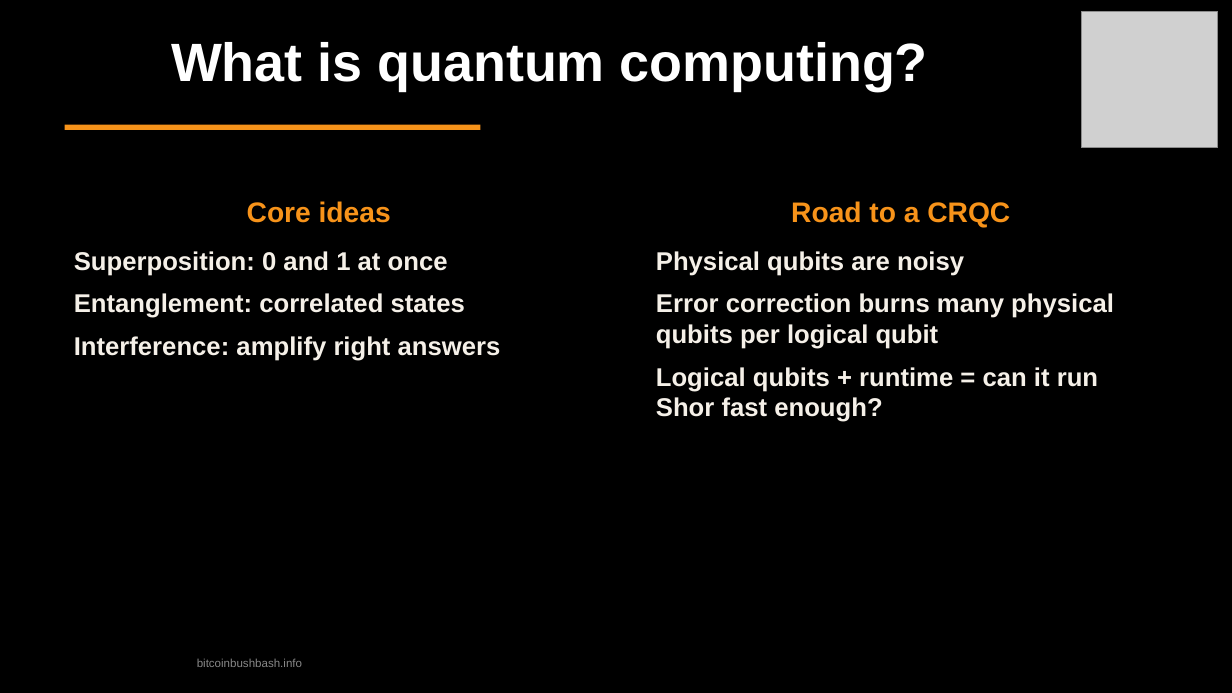
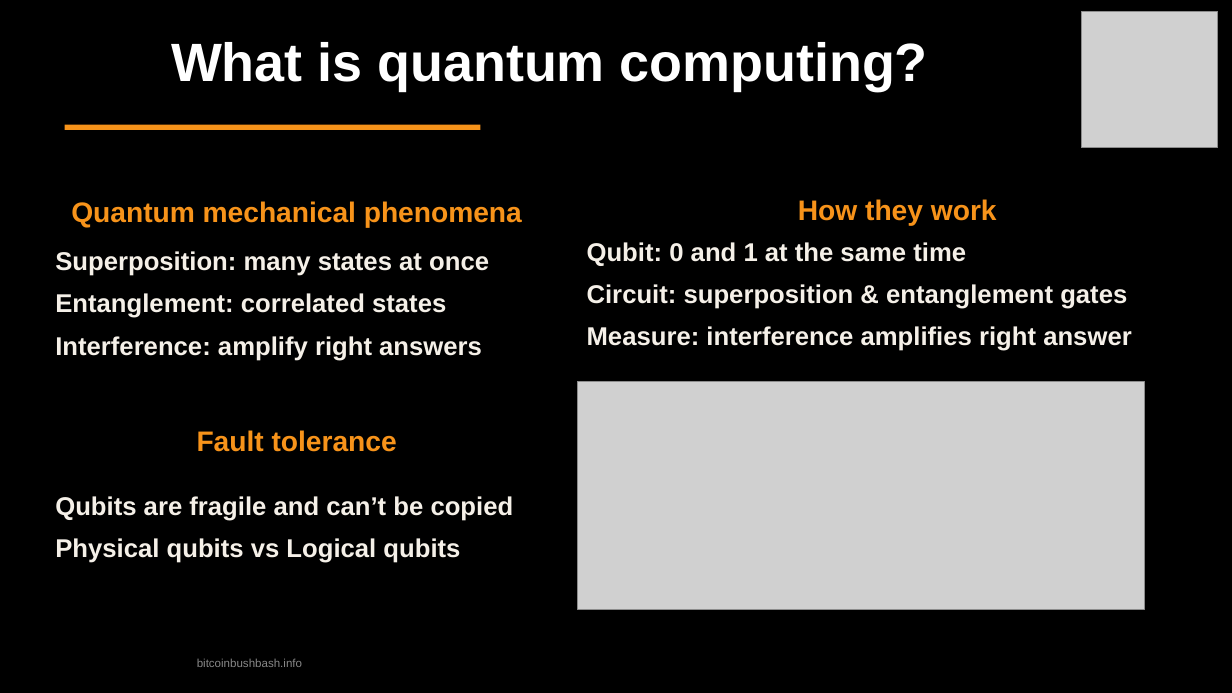
Before and after one commit to TrentOmega/qc-threat, a slide deck: slide 5 of quantum-threat-bitcoin-bushbash.odp. Drawn at 1232x693 pixels with LibreOffice and Linux fonts; fonts in the diff are those of the drawing; grey boxes stand for pictures. Boxes give left, top, right and bottom in pixels: in the first picture for what was removed or moved away, otherwise in the second. Text is boxed around its words. In the diff, an @@ line names an element or a change of style, - is before the commit and + after.

```diff
--- a/quantum-threat-bitcoin-bushbash.odp
+++ b/quantum-threat-bitcoin-bushbash.odp
@@ text at (71, 201, 522, 228): text changed @@
-Core ideas
+Quantum mechanical phenomena
@@ text removed at (791, 201, 1010, 228) @@
-Road to a CRQC
@@ text added at (798, 199, 997, 226), 22 pt, text #F7931A, bold @@
+How they work
@@ text "Superposition: many states at once": place and size @@
-text "Superposition: many states at once" at (74, 251, 501, 361)
+text "Superposition: many states at once" at (55, 251, 489, 361)
@@ text at (55, 251, 489, 276): text changed @@
-Superposition: 0 and 1 at once
+Superposition: many states at once
@@ text at (587, 242, 1132, 351): text changed @@
-Physical qubits are noisy
-Error correction burns many physical qubits per logical qubit
-Logical qubits + runtime = can it run Shor fast enough?
+Qubit: 0 and 1 at the same time
+Circuit: superposition & entanglement gates
+Measure: interference amplifies right answer
@@ picture added at (578, 382, 1145, 610) @@
@@ text added at (197, 430, 397, 452), 22 pt, text #F7931A, bold @@
+Fault tolerance
@@ text added at (55, 496, 514, 563), 20 pt, text #F5F0E8, bold @@
+Qubits are fragile and can’t be copied
+Physical qubits vs Logical qubits
```
Also in this commit, not shown: 1 other slide changed.
